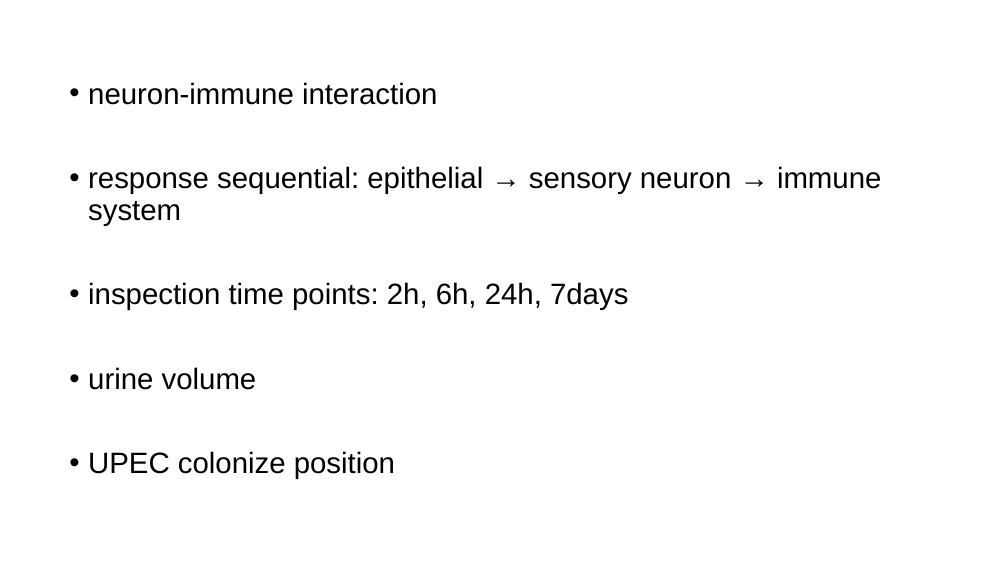
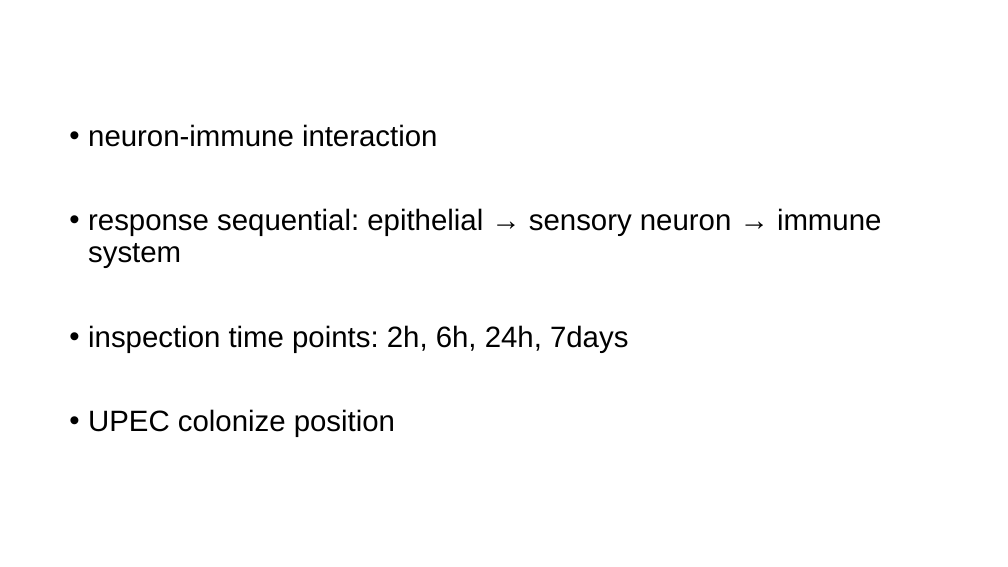
Before and after one commit to YinCY123/r, a slide deck: slide 18 of sslab/UTI.pptx. Drawn at 1008x567 pixels with LibreOffice and Linux fonts; fonts in the diff are those of the drawing. Boxes give left, top, right and bottom in pixels: in the first picture for what was removed or moved away, otherwise in the second. Text is boxed around its words. In the diff, an @@ line names an element or a change of style, - is before the commit and + after.

Commit message:
UTI

```diff
--- a/sslab/UTI.pptx
+++ b/sslab/UTI.pptx
@@ subtitle at (88,367,257,390): paragraph removed @@
-• urine volume
```
